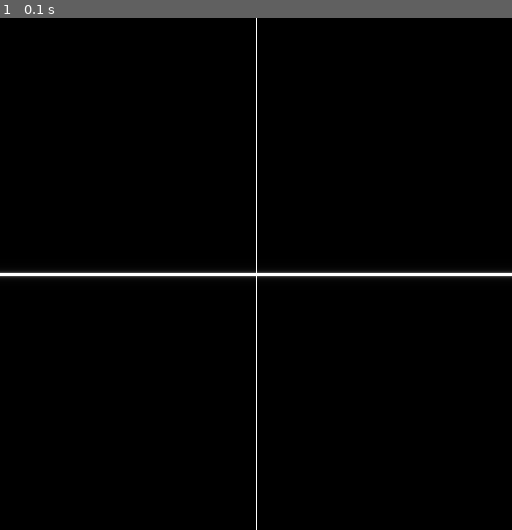
Above: before the commit, frame 1.
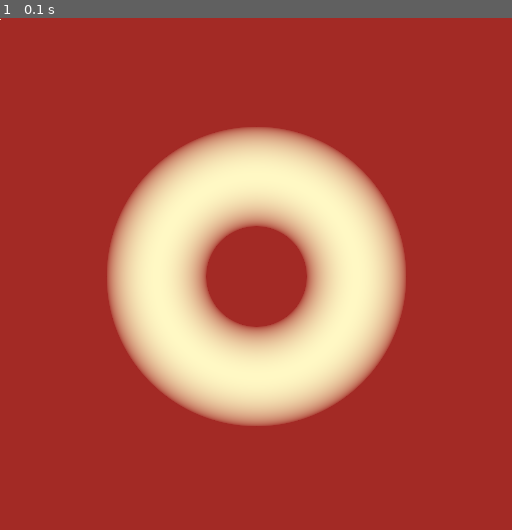
Above: after the commit, the same moment.

Repository: Weylandmeri/Python-Projects
Game: pygame game, started from 2d function plotter.py
The game is run twice, just before and just after one commit, with the same random seed, the same clock (stepped at 60 frames per second) and the same inputs.
Inputs:
- Up to frame 1 (0.1 s): no input

The runs differ from the first frame. In frame 1, 100% of the frame differs, in the area x 0-100%, y 0-100%.

Commit message:
Update 2d function plotter.py

Diff:
--- a/2d function plotter.py
+++ b/2d function plotter.py
@@ -21,7 +21,7 @@
 		try: # where the magic happens!
 			#z = (1/(2*math.pi*sigma**2))*math.e**(-(x**2+y**2)/(2*sigma**2)) # normal distribution
 			#z = math.sqrt(-x**2-y**2+200**2) # Sphere
-			#z = math.sqrt(200*math.sqrt(x**2+y**2)-x**2-y**2-7500) # Torus
+			z = math.sqrt(200*math.sqrt(x**2+y**2)-x**2-y**2-7500) # Torus
 			#z = -abs(x*math.cos(math.pi/4)-y*math.sin(math.pi/4)) + -abs(x*math.sin(math.pi/4)+y*math.cos(math.pi/4)) # pyramid
 			#z = (1-x/200)**2 + 100*(y/200-(x/200)**2)**2 #Rosenbrock function
 			#z = (1.5-x+x*y)**2  + (2.25 - x + x*y**2)**2 + (2.625 -x + x*y**3)**2 #Beale function
@@ -33,14 +33,14 @@
 			#z = -math.sqrt(x**2 + y**2 - 20000) - math.sqrt(-x**2-y**2+200**2) # interesting pattern
 			#z = math.sqrt(x**2 + y**2) # cone
 			#z = x*y/(x**2 + y**2) # anisotrpic pattern
-			z  = x/y/x/y
+			#z  = x/y/x/y
 		except (ZeroDivisionError, ValueError, OverflowError):
 			z = 1
 		color.append(z)
 
 color = NormalizeData(color)
-color = [x*255 for x in color]
-colors = [[x, x, x] for x in color]
+#color = [x*255 for x in color]
+#colors = [[x, x, x] for x in color]
 
 
 def lerp_color(colors, value):
@@ -48,14 +48,14 @@
 	color1 = pygame.Color(colors[int(index) % len(colors)])
 	color2 = pygame.Color(colors[int(index + 1) % len(colors)])
 	return color1.lerp(color2, fract)
-'''
+
 colors = []
 #colors = ["blue", "green", "yellow", "red"]
 colors = [(161,38,34), (255,248,196)]
 for i in color:
 	current_color = lerp_color(colors, i)
 	colors.append(current_color)
-'''
+
 index = 0
 for x in X:
 	for y in Y:
